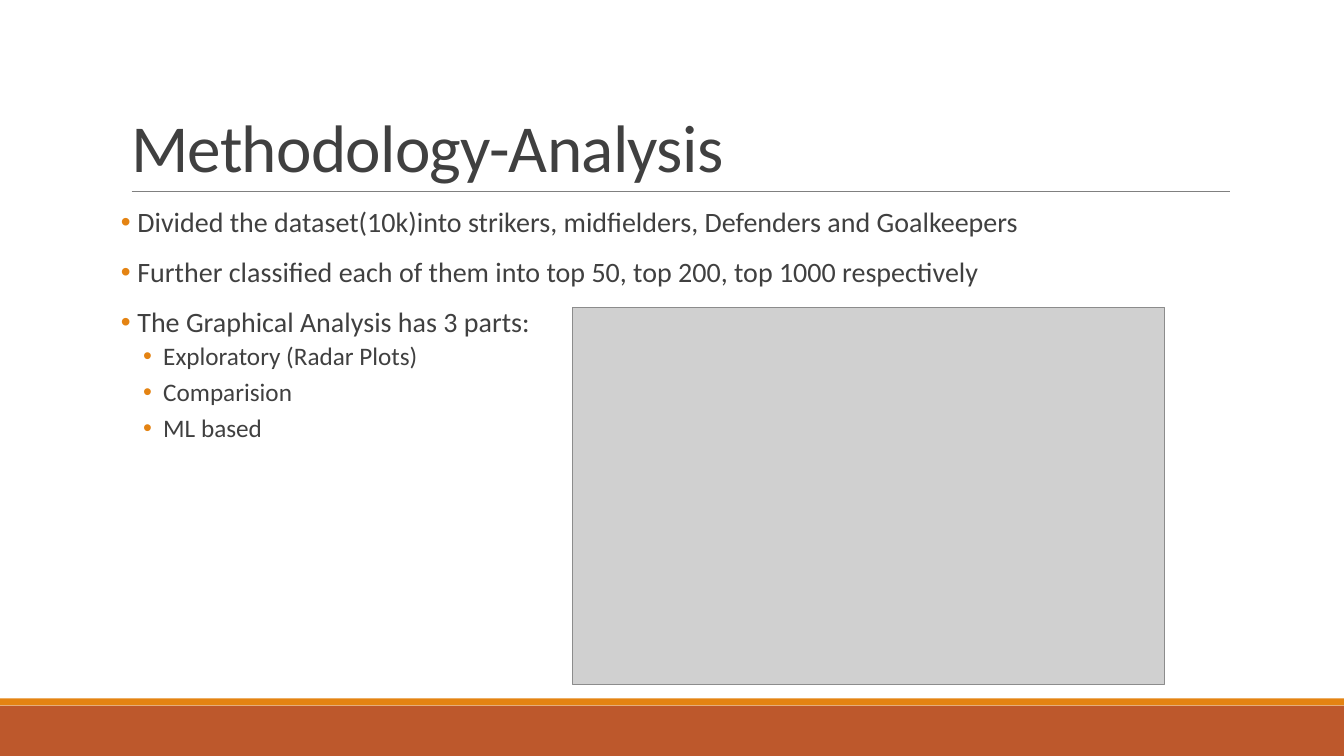
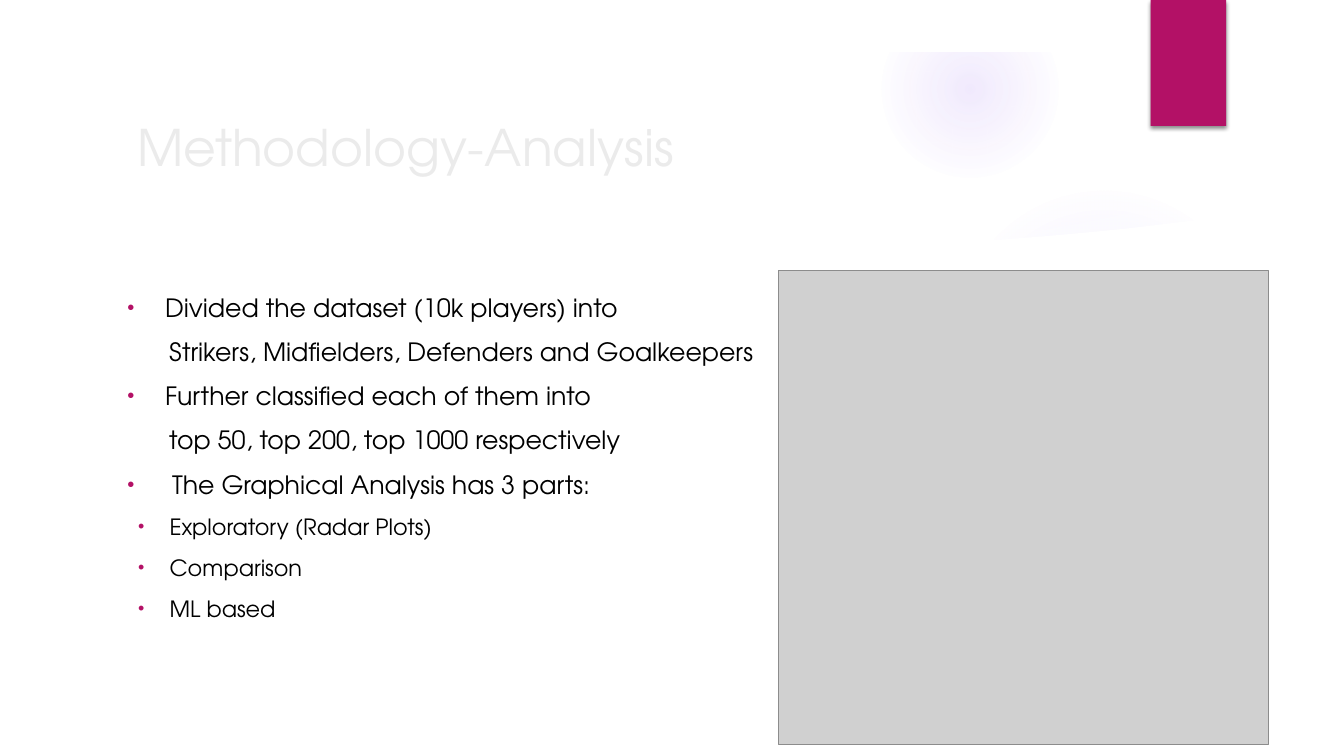
Before and after one commit to sharax/ECE_143_Group_11, a slide deck: slide 4 of ECE_143.pptx. Drawn at 1344x756 pixels with LibreOffice and Linux fonts; fonts in the diff are those of the drawing; grey boxes stand for pictures; background and template pictures are left out. Boxes give left, top, right and bottom in pixels: in the first picture for what was removed or moved away, otherwise in the second. Text is boxed around its words. In the diff, an @@ line names an element or a change of style, - is before the commit and + after.

```diff
--- a/ECE_143.pptx
+++ b/ECE_143.pptx
@@ group added at (0,0,1344,756): 5 ellipses, 3 freeform shapes @@
@@ rectangle added at (1150,0,1226,126), fill #B31166 @@
@@ title "Methodology-Analysis": place and size @@
-title "Methodology-Analysis" at (131,125,723,184)
+title "Methodology-Analysis" at (351,475,445,499)
@@ title "Methodology-Analysis" at (351,475,445,499): size 48 to 36 pt, font Calibri to TeX Gyre Adventor, text colour #404040 to #EBEBEB, letter spacing -0.5 to 0 pt; line spacing 0.85 to 1; vertical alignment bottom to middle @@
@@ line removed from (132, 192) to (1231, 192) @@
@@ text "Divided the dataset (10k players) ...": place and size @@
-text "Divided the dataset (10k players) ..." at (137,211,1018,437)
+text "Divided the dataset (10k players) ..." at (165,298,753,618)
@@ text at (165,298,753,454): text changed; size 20 to 18 pt; font Calibri to TeX Gyre Adventor; text colour #404040 to #000000 @@
-• Divided the dataset(10k)into strikers, midfielders, Defenders and Goalkeepers
-• Further classified each of them into top 50, top 200, top 1000 respectively
+• Divided the dataset (10k players) into
+Strikers, Midfielders, Defenders and Goalkeepers
+• Further classified each of them into
+top 50, top 200, top 1000 respectively
@@ picture added at (778,270,1268,744) @@
@@ picture removed at (573,308,1166,685) @@
@@ text at (170,475,590,618): size 20 to 18 pt in "The Graphical Analysis has 3 parts:"; font Calibri to TeX Gyre Adventor, text colour #404040 to #000000 in "The Graphical Analysis has 3 parts:", "Exploratory (Radar Plots)", "ML based"; size 18 to 16 pt in "Exploratory (Radar Plots)", "ML based"; indent changed; line spacing 0.9 to 1; less space between paragraphs; bullet colour #E48312 to #B31166; more space between paragraphs @@
@@ text at (170,559,303,581): text changed; size 18 to 16 pt; font Calibri to TeX Gyre Adventor; text colour #404040 to #000000 @@
-  • Comparision
+  • Comparison
@@ rectangle removed at (0,706,1344,756) @@
@@ rectangle removed at (0,699,1344,706) @@
```
Also in this commit, not shown: 16 other slides changed, 1 slide added.
